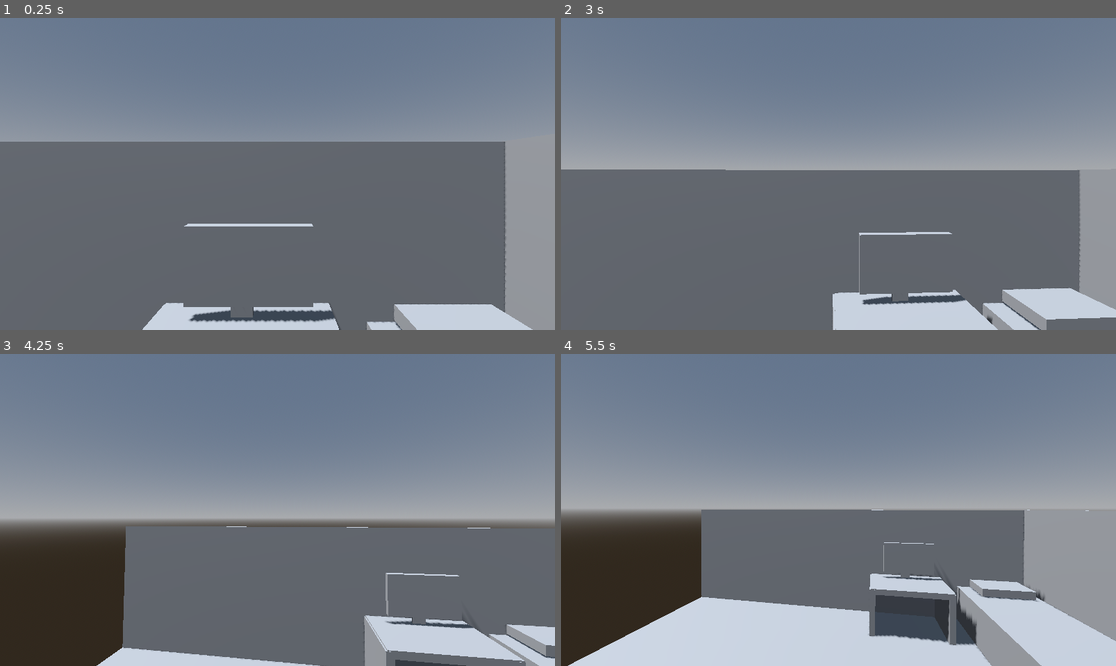
Above: before the commit, frames 1-4 (two rows, left to right).
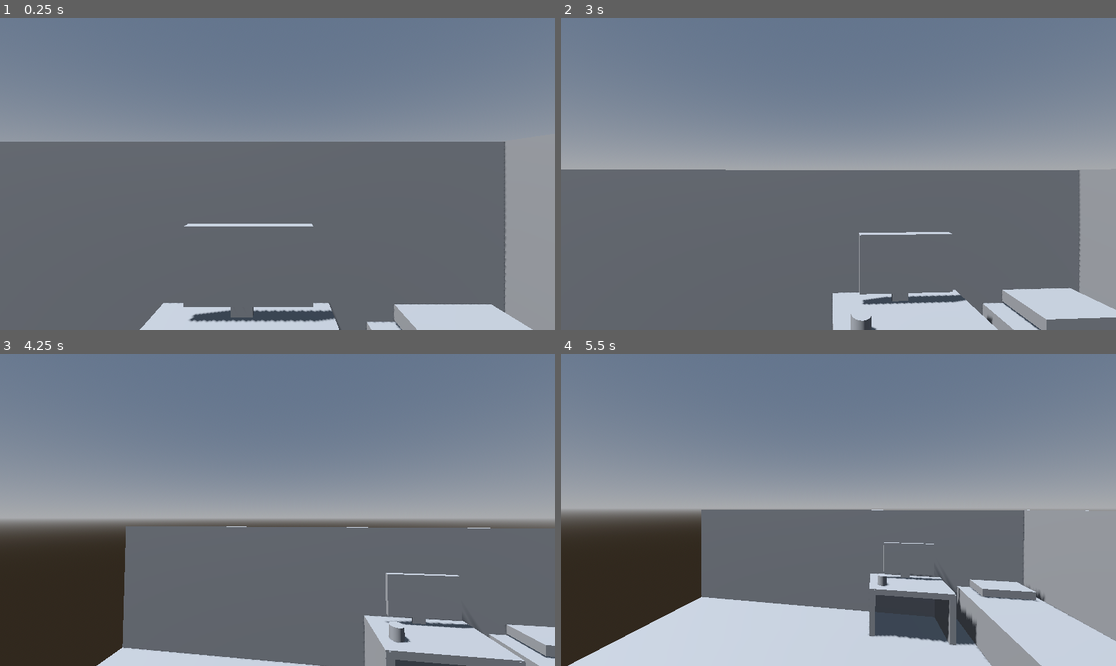
Above: after the commit, the same moments.

Repository: Guevara74/ColorGame2026
Game: Godot game, scene res://main.tscn
Two runs of this game, one before a commit and one after it. Both use one fixed random seed, a clock stepped at 60 frames per second and the inputs below.
Inputs (mouse positions are in pixels of both pictures, inside the frame that each line leads up to):
- Up to frame 1 (0.25 s): no input
- Up to frame 2 (3 s): move the mouse to (832, 180) at 0.52 s; hold D (right) 0.53-2.03 s; tap E (interact, bound only after the commit) at 0.6, 1.55, 2.3, 2.85 s; tap Space (jump) at 0.77, 1.52 s; move the mouse to (877, 177) at 1.27 s; tap W (front) at 1.35 s; move the mouse to (794, 170) at 2.02 s; hold Shift (sprint) 2.03-2.78 s; hold A (left) from 2.03 s (still down); move the mouse to (844, 174) at 2.77 s
- Up to frame 3 (4.25 s): tap Space (jump) at 3.02, 3.77 s; move the mouse to (255, 503) at 3.52 s; release A (left) at 3.53 s; hold S (back) from 3.53 s (still down); tap E (interact, bound only after the commit) at 3.6 s
- Up to frame 4 (5.5 s): move the mouse to (866, 510) at 4.27 s; release S (back) at 4.28 s; hold D (right) from 4.28 s (still down); tap W (front) at 4.35 s; tap Space (jump) at 4.52 s; tap E (interact, bound only after the commit) at 4.55, 5.3 s; move the mouse to (810, 510) at 5.02 s; hold Shift (sprint) from 5.03 s (still down)

The runs differ from the first frame. In frame 1, less than 0.1% of the frame differs, in the area x 25-30%, y 91-100%; in frame 2, 0.1%; in frame 3, 0.2%, in the area x 65-74%, y 83-98%; in frame 4, less than 0.1%.

Commit message:
Add interaction with objects

Diff:
--- /dev/null
+++ b/color-game-jam-2026/ItemToInteract.gd
@@ -0,0 +1,11 @@
+extends Node
+
+
+# Called when the node enters the scene tree for the first time.
+func _ready() -> void:
+	pass # Replace with function body.
+
+
+# Called every frame. 'delta' is the elapsed time since the previous frame.
+func _process(delta: float) -> void:
+	pass
--- a/color-game-jam-2026/character_body_3d.gd
+++ b/color-game-jam-2026/character_body_3d.gd
@@ -30,6 +30,15 @@
 
 
 func _physics_process(delta: float) -> void:
+
+	$"../CanvasLayer/BoxContainer/InteractText".hide()
+	if %SeeCast.is_colliding():
+		var target = %SeeCast.get_collider()
+		if target != null and target.has_method("interact"):
+			$"../CanvasLayer/BoxContainer/InteractText".show()
+			if Input.is_action_just_pressed("interact"):
+				target.interact()
+
 	if not is_on_floor():
 		velocity += get_gravity() * delta
 
--- a/color-game-jam-2026/main.tscn
+++ b/color-game-jam-2026/main.tscn
@@ -1,6 +1,7 @@
 [gd_scene format=3 uid="uid://b3u11kqw5ivrv"]
 
 [ext_resource type="Script" uid="uid://bd3mk6ofejdi6" path="res://character_body_3d.gd" id="1_ig7tw"]
+[ext_resource type="Script" uid="uid://dn5uocpuaqvc4" path="res://mug.gd" id="2_0xm2m"]
 
 [sub_resource type="ProceduralSkyMaterial" id="ProceduralSkyMaterial_ig7tw"]
 sky_horizon_color = Color(0.66224277, 0.6717428, 0.6867428, 1)
@@ -21,6 +22,15 @@
 [sub_resource type="CapsuleShape3D" id="CapsuleShape3D_jvv8r"]
 radius = 2.6518555
 height = 14.434082
+
+[sub_resource type="CylinderShape3D" id="CylinderShape3D_nosjm"]
+height = 1.1884308
+radius = 0.59716797
+
+[sub_resource type="CylinderMesh" id="CylinderMesh_jvv8r"]
+top_radius = 0.58496094
+bottom_radius = 0.58496094
+height = 1.1679688
 
 [node name="Main" type="Node3D" unique_id=1584396590]
 
@@ -52,9 +62,9 @@
 size = Vector3(36.87207, 0.30664063, 49.17608)
 
 [node name="desk1" type="CSGBox3D" parent="." unique_id=203967218]
-transform = Transform3D(-4.371139e-08, 0, 1, 0, 1, 0, -1, 0, -4.371139e-08, 9.069826, 5.991907, -5.225557)
+transform = Transform3D(-4.371139e-08, 0, 1, 0, 1, 0, -1, 0, -4.371139e-08, 9.069826, 5.991907, -5.304712)
 use_collision = true
-size = Vector3(9.490997, 0.68115234, 6.0126953)
+size = Vector3(9.649307, 0.68115234, 6.0126953)
 
 [node name="desk2" type="CSGBox3D" parent="." unique_id=48593913]
 transform = Transform3D(-4.371139e-08, 0, 1, -1, -4.371139e-08, -4.371139e-08, 4.371139e-08, -1, 1.9106855e-15, 9.048824, 3.276029, -9.764117)
@@ -101,6 +111,10 @@
 [node name="Camera3D" type="Camera3D" parent="Player/Head" unique_id=1978177579]
 transform = Transform3D(1, 0, 0, 0, 1, 0, 0, 0, 1, -0.117832184, 0, 5.1505964e-09)
 
+[node name="SeeCast" type="RayCast3D" parent="Player/Head/Camera3D" unique_id=40134472]
+unique_name_in_owner = true
+transform = Transform3D(23, -9.302631e-07, 7.867189e-14, 0, -3.7902143e-07, -16.776, 2.4675414e-06, 8.671, -7.333022e-07, -0.05530119, -0.39303112, -1.7803737)
+
 [node name="MeshInstance3D" type="MeshInstance3D" parent="Player/Head" unique_id=1351970458]
 transform = Transform3D(1, 0, 0, 0, 1, 0, 0, 0, 1, -0.04681778, -5.2586355, -0.019941805)
 cast_shadow = 0
@@ -110,3 +124,34 @@
 transform = Transform3D(1, 0, 0, 0, 1, 0, 0, 0, 1, -3.608093, -1.201437, -0.019280752)
 shape = SubResource("CapsuleShape3D_jvv8r")
 debug_color = Color(0.9593931, 0.014411406, 0.5167276, 0.41960785)
+
+[node name="MUG" type="RigidBody3D" parent="." unique_id=2021955904]
+script = ExtResource("2_0xm2m")
+
+[node name="CollisionShape3D" type="CollisionShape3D" parent="MUG" unique_id=1107931812]
+transform = Transform3D(1, 0, 0, 0, 1, 0, 0, 0, 1, 7.7955093, 6.9360466, -8.546808)
+shape = SubResource("CylinderShape3D_nosjm")
+debug_color = Color(0.91764706, 0, 0.7019608, 0.64705884)
+
+[node name="MeshInstance3D" type="MeshInstance3D" parent="MUG" unique_id=1349213825]
+transform = Transform3D(1, 0, 0, 0, 1, 0, 0, 0, 1, 7.803053, 6.943375, -8.537823)
+mesh = SubResource("CylinderMesh_jvv8r")
+
+[node name="CanvasLayer" type="CanvasLayer" parent="." unique_id=1735548680]
+
+[node name="BoxContainer" type="BoxContainer" parent="CanvasLayer" unique_id=1062719640]
+anchors_preset = 8
+anchor_left = 0.5
+anchor_top = 0.5
+anchor_right = 0.5
+anchor_bottom = 0.5
+offset_left = -20.0
+offset_top = -20.0
+offset_right = 20.0
+offset_bottom = 20.0
+grow_horizontal = 2
+grow_vertical = 2
+
+[node name="InteractText" type="Label" parent="CanvasLayer/BoxContainer" unique_id=1418832076]
+layout_mode = 2
+text = "Press 'E' to interact"
--- /dev/null
+++ b/color-game-jam-2026/mug.gd
@@ -0,0 +1,16 @@
+extends RigidBody3D
+
+
+# Called when the node enters the scene tree for the first time.
+func _ready() -> void:
+	pass # Replace with function body.
+
+
+# Called every frame. 'delta' is the elapsed time since the previous frame.
+func _process(delta: float) -> void:
+	pass
+
+
+
+func interact():
+	print("Interaction available.")
--- a/color-game-jam-2026/project.godot
+++ b/color-game-jam-2026/project.godot
@@ -47,6 +47,11 @@
 "events": [Object(InputEventKey,"resource_local_to_scene":false,"resource_name":"","device":-1,"window_id":0,"alt_press …(195 unchanged characters)…
 ]
 }
+interact={
+"deadzone": 0.2,
+"events": [Object(InputEventKey,"resource_local_to_scene":false,"resource_name":"","device":-1,"window_id":0,"alt_pressed":false,"shift_pressed":false,"ctrl_pressed":false,"meta_pressed":false,"pressed":false,"keycode":0,"physical_keycode":69,"key_label":0,"unicode":101,"location":0,"echo":false,"script":null)
+]
+}
 
 [physics]
 
Not shown, added: color-game-jam-2026/ItemToInteract.gd.uid
Not shown, added: color-game-jam-2026/mug.gd.uid
